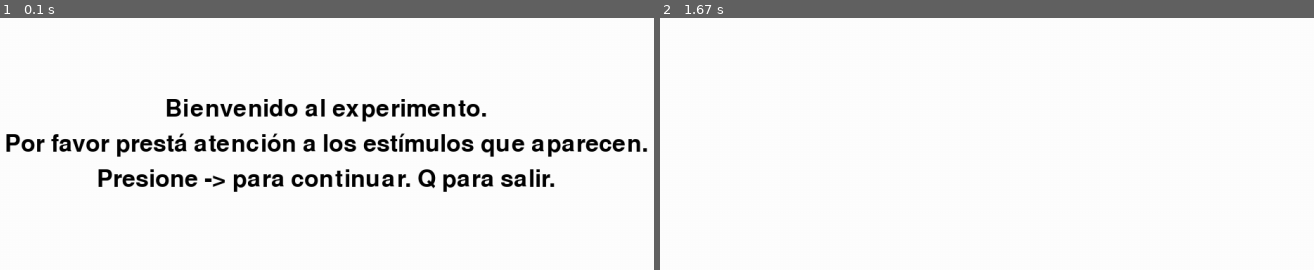
Above: before the commit, frames 1-2 (left to right).
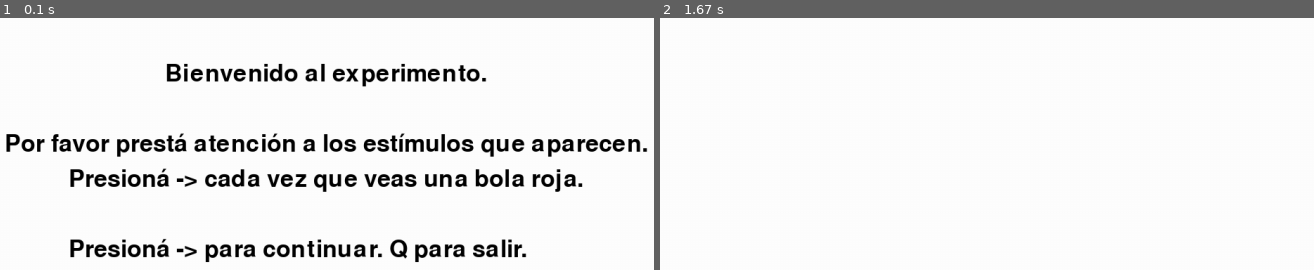
Above: after the commit, the same moments.

Repository: pedrobenedetti/EEG_Biosemi
Game: pygame game, started from oddball_V5.py
Two runs of this game, one before a commit and one after it. Both use one fixed random seed, a clock stepped at 60 frames per second and the inputs below.
Inputs:
- Up to frame 1 (0.1 s): no input
- Up to frame 2 (1.67 s): hold Right 0.33-0.8 s; hold Right 0.83-1.3 s

The runs differ from the first frame. In frame 1, 8.9% of the frame differs, in the area x 10-90%, y 17-97%; in frame 2, nothing differs.

Commit message:
Update oddball_V5.py

Diff:
--- a/oddball_V5.py
+++ b/oddball_V5.py
@@ -1,5 +1,5 @@
-#UPDATED 28/10/2022
-#ODDBALL paradigm. This protocol consist in a ball that blinks green or red with a probability of 5/6 and 1/6, respectively.
+# UPDATED 28/10/2022
+# ODDBALL paradigm. This protocol consist in a ball that blinks green or red with a probability of 5/6 and 1/6, respectively.
 # The difference with V4 is that this protocol, instead of a fix number of total stimuli, presents a fix number of rare stimuli.
 # matlab_parallel_com.py and send_mark_matlab.m files are needed. lib of matlab must be placed in folder.
 # MATLAB-Python communication must be installed. Python 3.7 or older is needed.
@@ -20,33 +20,33 @@
 
 try:
     from matlab_parallel_com import *
-    #imports script where MATLAB fuctions are defined. MATLAB engine will be started.
+    # imports script where MATLAB fuctions are defined. MATLAB engine will be started.
 except:
-    #throws an exception and message if some error ocurred.
+    # throws an exception and message if some error ocurred.
     print("Can't import 'matlab_parallel_com'")
     time_txt = datetime.datetime.now().strftime("%m/%d/%Y, %H:%M:%S")
     mess = (time_txt + ": Can't import 'matlab_parallel_com'")
     logging.error(mess)
 
-#Codes for marks:
+# Codes for marks:
     # 25 start of code and start of protocol
     # 75 ball turned into green
     # 125 user has pressed the right key
-    # 175 red
+    # 175 ball turned into red
     # 225 end of protocol.
 
-#Codes for colors:
+# Codes for colors:
     #Green: (0,255,0)
     #red: (255,0,0)
 
 port = 'C020'
-#Defines parallel port name
+# Defines parallel port name
 
 pygame.init()
 # Initiate pygame
 try:
     send_mark_biosemi(20, port)
-    #A mark (25) is sent to the EEG indicating that the code has started.
+    # A mark (25) is sent to the EEG indicating that the code has started.
 except:
     print("Can't execute 'send_mark_biosemi' properly")
     time_txt = datetime.datetime.now().strftime("%m/%d/%Y, %H:%M:%S")
@@ -63,15 +63,19 @@
 X,Y = window.get_size()
 dialogue_font = pygame.font.Font(None, line)
 dialogue = dialogue_font.render("Bienvenido al experimento.", True, (0,0,0))
-dialogue_rect = dialogue.get_rect(center = (X//2,Y//2-line))
+dialogue_rect = dialogue.get_rect(center = (X//2,Y//2-line*2))
 dialogue1 = dialogue_font.render("Por favor prestá atención a los estímulos que aparecen.", True, (0,0,0))
 dialogue_rect1 = dialogue1.get_rect(center = (X//2,Y//2))
-dialogue2 = dialogue_font.render("Presione -> para continuar. Q para salir.", True, (0,0,0))
+dialogue2 = dialogue_font.render("Presioná -> cada vez que veas una bola roja.", True, (0,0,0))
 dialogue_rect2 = dialogue2.get_rect(center = (X//2,Y//2+line))
+dialogue3 = dialogue_font.render("Presioná -> para continuar. Q para salir.", True, (0,0,0))
+dialogue_rect3 = dialogue2.get_rect(center = (X//2,Y//2+line*3))
 
 window.blit(dialogue, dialogue_rect)
 window.blit(dialogue1, dialogue_rect1)
 window.blit(dialogue2, dialogue_rect2)
+window.blit(dialogue3, dialogue_rect3)
+
 pygame.display.update()
 
 N_odd = 20
@@ -95,29 +99,29 @@
 while True:
     if started:
         time_now = datetime.datetime.now()
-        #Current time
+        # Current time
         time_passed = (time_now-time_last).total_seconds()
-        #Time passed since last stimulus has been presented
+        # Time passed since last stimulus has been presented
         if ball == 1:
             if time_passed >= duration_stim:
-                #If an stimulus is being showed and more than 'duration_stim' seconds have passed since it's appearance, screen will be cleaned.
+                # If an stimulus is being showed and more than 'duration_stim' seconds have passed since it's appearance, screen will be cleaned.
                 ball = 0
                 window.fill((255, 255, 255))
-                #screen is cleaned. Stimulus is ended.
+                # screen is cleaned. Stimulus is ended.
                 pygame.display.update()
 
         if time_passed > period:
             stim_counter = stim_counter + 1
             number = random.randint(1,6)
             if number >= 1 and number <= 5:
-                #Ball will be green. frequent Stimulus.
+                # Ball will be green. frequent Stimulus.
                 pygame.draw.circle(window, (0, 255, 0),[X//2, Y//2], 170, 0)
                 pygame.display.update()
                 ball = 1
                 frequent_counter = frequent_counter + 1
                 try:
                     send_mark_biosemi(75, port)
-                    #75=turned into green
+                    # 75=turned into green
                 except:
                     print("Can't execute 'send_mark_biosemi' properly")
                     time_txt = datetime.datetime.now().strftime("%m/%d/%Y, %H:%M:%S")
@@ -125,14 +129,14 @@
                     logging.error(mess)
 
             if number == 6:
-                #Ball will be red
+                # Ball will be red
                 pygame.draw.circle(window, (255, 0, 0),[X//2, Y//2], 170, 0)
                 pygame.display.update()
                 ball = 1
                 odd_counter = odd_counter + 1
                 try:
                     send_mark_biosemi(175, port)
-                    #175=turned into red. Odd stimulus.
+                    # 175 = turned into red. Odd stimulus.
                 except:
                     print("Can't execute 'send_mark_biosemi' properly")
                     time_txt = datetime.datetime.now().strftime("%m/%d/%Y, %H:%M:%S")
@@ -146,61 +150,61 @@
             if event.type == pygame.KEYDOWN:
                 if event.key == pygame.K_RIGHT:
                     started = 1
-                    #This means that the user has started the protocol
+                    # This means that the user has started the protocol
                     print("Empezo")
                     time_last=datetime.datetime.now()
-                    #Initial Time. Afterwards protocol has started this will indicate the last time a stimulus has been presented.
+                    # Initial Time. Afterwards protocol has started this will indicate the last time a stimulus has been presented.
                     window.fill((255, 255, 255))
                     pygame.display.update()
                     try:
                         send_mark_biosemi(25, port)
-                        #A mark (25) is sent to the EEG indicating that the protocol has started.
+                        # A mark (25) is sent to the EEG indicating that the protocol has started.
                     except:
                         print("Can't execute 'send_mark_biosemi' properly")
-                        time_txt=datetime.datetime.now().strftime("%m/%d/%Y, %H:%M:%S")
-                        mess=(time_txt + ": Can't execute 'send_mark_biosemi' properly")
+                        time_txt = datetime.datetime.now().strftime("%m/%d/%Y, %H:%M:%S")
+                        mess = (time_txt + ": Can't execute 'send_mark_biosemi' properly")
                         logging.error(mess)
                     break
 
 
     if stim_counter > N_odd:
-        #checks if the protocol has to end
+        # checks if the protocol has to end
         print(stim_counter, " stimuli have been showed.")
         print(frequent_counter, " frequent stimuli have been showed.")
         print(odd_counter, " odd stimuli have been showed.")
         try:
             send_mark_biosemi(250, port)
             time_txt=datetime.datetime.now().strftime("%m/%d/%Y, %H:%M:%S")
-            mess=(time_txt + ": Ending protocol..."+"\n")
+            mess = (time_txt + ": Ending protocol..."+"\n")
             logging.debug(mess)
         except:
             print("Can't execute 'send_mark_biosemi' properly")
-            time_txt=datetime.datetime.now().strftime("%m/%d/%Y, %H:%M:%S")
-            mess=(time_txt + ": Can't execute 'send_mark_biosemi' properly")
+            time_txt = datetime.datetime.now().strftime("%m/%d/%Y, %H:%M:%S")
+            mess = (time_txt + ": Can't execute 'send_mark_biosemi' properly")
             logging.error(mess)
         close_eng()
         pygame.quit()
         sys.exit()
 
-    #Updates the screen. Changes before mentioned will be only visible after this line. Note that this is executed permanently after each cycle.
+    # Updates the screen. Changes before mentioned will be only visible after this line. Note that this is executed permanently after each cycle.
     pygame.display.update()
 
     for event in pygame.event.get():
         if event.type == pygame.KEYDOWN:
-            #print('apreto')
-            if event.key==pygame.K_q:
+            # print('apreto')
+            if event.key == pygame.K_q:
                 print('termino')
-                #the user can quit the protocol by pressing Q key
-                try:
-                #one last mark is sent indicating that the protocol is over
+                # the user can quit the protocol by pressing Q key
+                try:
+                # one last mark is sent indicating that the protocol is over
                     send_mark_biosemi(250, port)
-                    time_txt=datetime.datetime.now().strftime("%m/%d/%Y, %H:%M:%S")
-                    mess=(time_txt + ": Ending protocol..."+"\n")
+                    time_txt = datetime.datetime.now().strftime("%m/%d/%Y, %H:%M:%S")
+                    mess = (time_txt + ": Ending protocol..."+"\n")
                     logging.debug(mess)
                 except:
                     print("Can't execute 'send_mark_biosemi' properly")
-                    time_txt=datetime.datetime.now().strftime("%m/%d/%Y, %H:%M:%S")
-                    mess=(time_txt + ": Can't execute 'send_mark_biosemi' properly")
+                    time_txt = datetime.datetime.now().strftime("%m/%d/%Y, %H:%M:%S")
+                    mess = (time_txt + ": Can't execute 'send_mark_biosemi' properly")
                     logging.error(mess)
                 close_eng()
                 pygame.quit()
@@ -209,28 +213,28 @@
             if event.key == pygame.K_RIGHT:
                 print('apreto der')
                 try:
-                #one last mark is sent indicating that the protocol is over
+                # one last mark is sent indicating that the protocol is over
                     send_mark_biosemi(125, port)
                     time_txt=datetime.datetime.now().strftime("%m/%d/%Y, %H:%M:%S")
-                    mess=(time_txt + ": Right key pressed..."+"\n")
+                    mess = (time_txt + ": Right key pressed..."+"\n")
                     logging.debug(mess)
                     print(mess)
                 except:
                     print("Can't execute 'send_mark_biosemi' properly")
-                    time_txt=datetime.datetime.now().strftime("%m/%d/%Y, %H:%M:%S")
-                    mess=(time_txt + ": Can't execute 'send_mark_biosemi' properly")
+                    time_txt = datetime.datetime.now().strftime("%m/%d/%Y, %H:%M:%S")
+                    mess = (time_txt + ": Can't execute 'send_mark_biosemi' properly")
                     logging.error(mess)
 
     if event.type == pygame.QUIT:
         try:
-            #one last mark is sent indicating that the protocol is over
+            # one last mark is sent indicating that the protocol is over
             send_mark_biosemi(250, port)
             time_txt=datetime.datetime.now().strftime("%m/%d/%Y, %H:%M:%S")
-            mess=(time_txt + ": Ending protocol..."+"\n")
+            mess = (time_txt + ": Ending protocol..."+"\n")
         except:
             print("Can't execute 'send_mark_biosemi' properly")
-            time_txt=datetime.datetime.now().strftime("%m/%d/%Y, %H:%M:%S")
-            mess=(time_txt + ": Can't execute 'send_mark_biosemi' properly")
+            time_txt = datetime.datetime.now().strftime("%m/%d/%Y, %H:%M:%S")
+            mess = (time_txt + ": Can't execute 'send_mark_biosemi' properly")
             logging.error(mess)
         logging.debug(mess)
         close_eng()
